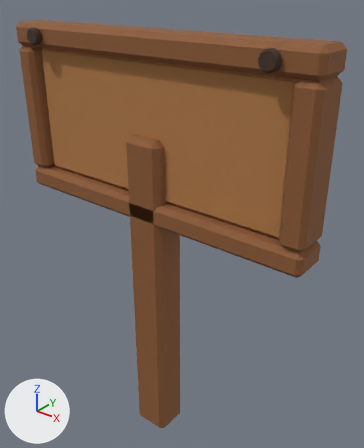
A saved change to the glTF model apps/garden/public/assets/models/WoodenSign.glb.
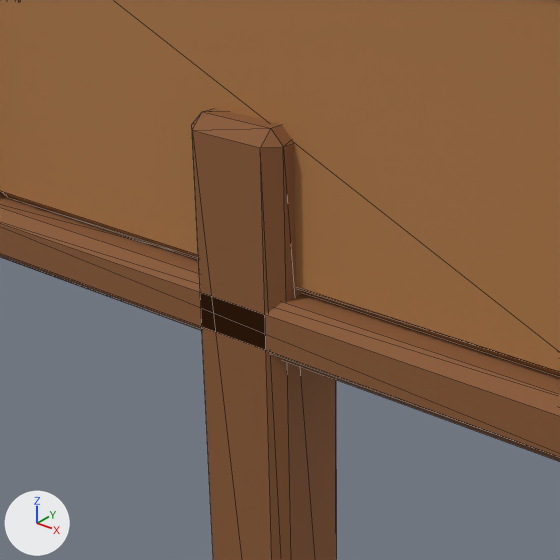
There are two pictures of each version: one whole from a 50 mm camera at (0.803, -0.89, 1.261) aimed at (0.035, 0.071, 0.665), one close up on the part from 15% to 72% of the width and 21% to 67% of the height. Lighting does not change. The marker at lower left points along +X, +Y and +Z. The last two pictures show the newer version. The close-ups show mesh edges as thin lines. Vertices at exactly the same position are counted once.

The first close-up shows 'WoodenSign_Board', 'WoodenSign_Frame', 'WoodenSign_Post'.
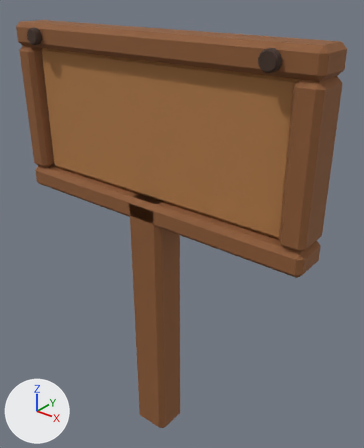
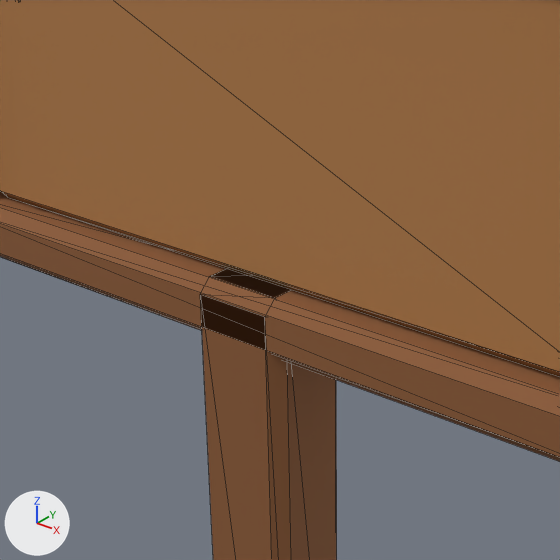
Commit message: fix(game): keep wooden sign post below board

What differs and where, as boxes (x1, y1, x2, y2) in the close-ups (560 x 560 px):
'WoodenSign_Post', reshaped: before (192, 108, 337, 560); after (200, 269, 337, 560)

The change, as a diff of the scene's bpy script:
```diff
--- a/apps/garden/public/assets/models/WoodenSign.glb.py
+++ b/apps/garden/public/assets/models/WoodenSign.glb.py
@@ me_cube @@
 # used by ob_woodensign_post; location = (0.0, 0.0, 0.0)
-me_cube.from_pydata(...)  # 24 vertices, 44 faces; spans x -0.055..0.055, y -0.05..0.05, z 0.0..0.92
+me_cube.from_pydata(...)  # 24 vertices, 44 faces; spans x -0.055..0.055, y -0.05..0.05, z 0.0..0.76
+# me_cube part 1: all 12 vertices in x -0.055..0.055, y -0.05..0.05, z 0.906..0.92 are moved by (0.0, 0.0, -0.16)
 me_cube.materials.append(mat_material_woodensign_warmwood)
```
